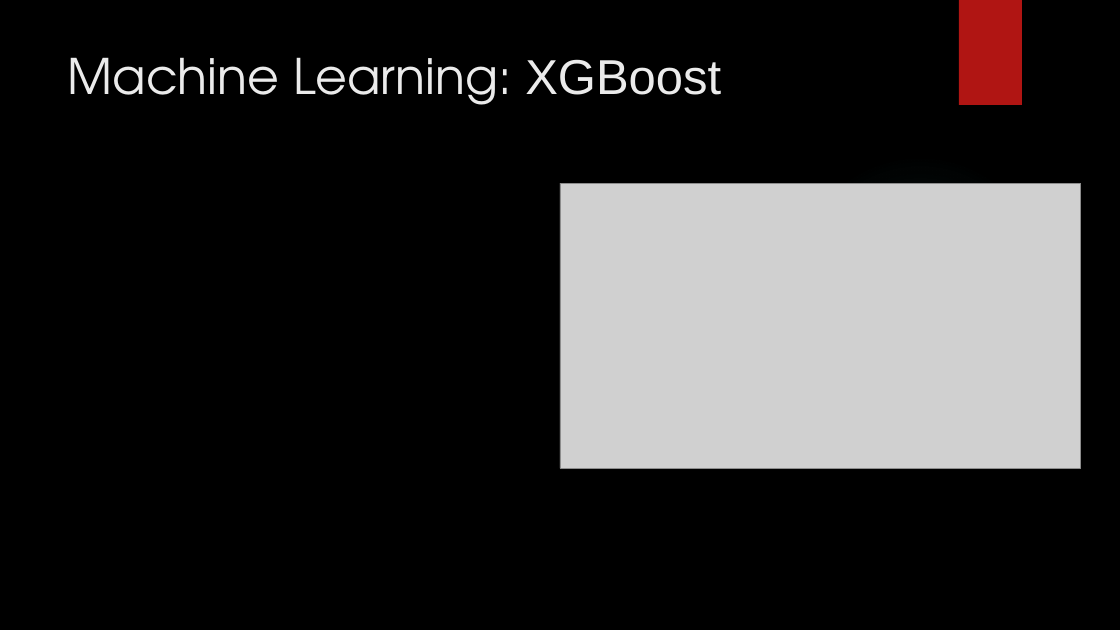
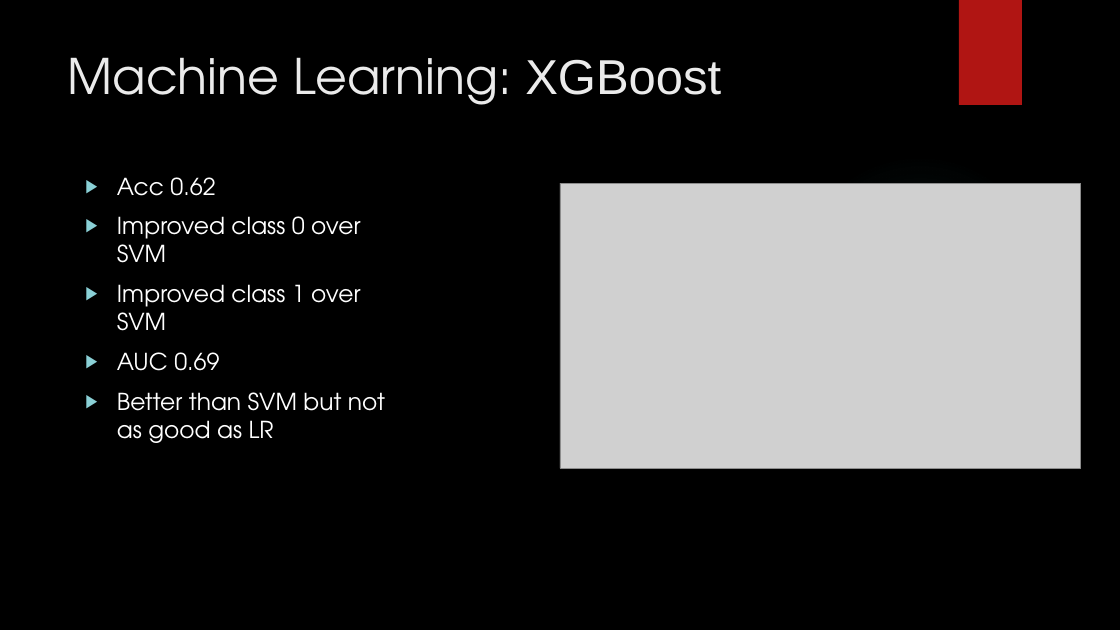
Before and after one commit to Vorlon41/Master-of-Data-Science-CU-Boulder-Colorado, a slide deck: slide 11 of Machine Learning/DTSA 5509 Introduction to Machine Learning Supervised Learning/Final/DTSA 5509 Supervised Learning Project.pptx. Drawn at 1120x630 pixels with LibreOffice and Linux fonts; fonts in the diff are those of the drawing; grey boxes stand for pictures; background and template pictures are left out. Boxes give left, top, right and bottom in pixels: in the first picture for what was removed or moved away, otherwise in the second. Text is boxed around its words. In the diff, an @@ line names an element or a change of style, - is before the commit and + after.

```diff
--- a/Machine Learning/DTSA 5509 Introduction to Machine Learning Supervised Learning/Final/DTSA 5509 Supervised Learning Project.pptx
+++ b/Machine Learning/DTSA 5509 Introduction to Machine Learning Supervised Learning/Final/DTSA 5509 Supervised Learning Project.pptx
@@ text added at (x1=117, y1=177, x2=385, y2=443), 20 pt, text #FFFFFF @@
+▶ Acc 0.62
+▶ Improved class 0 over SVM
+▶ Improved class 1 over SVM
+▶ AUC 0.69
+▶ Better than SVM but not as good as LR
```
Also in this commit, not shown: 10 other slides changed, 1 slide added, 1 slide removed.
